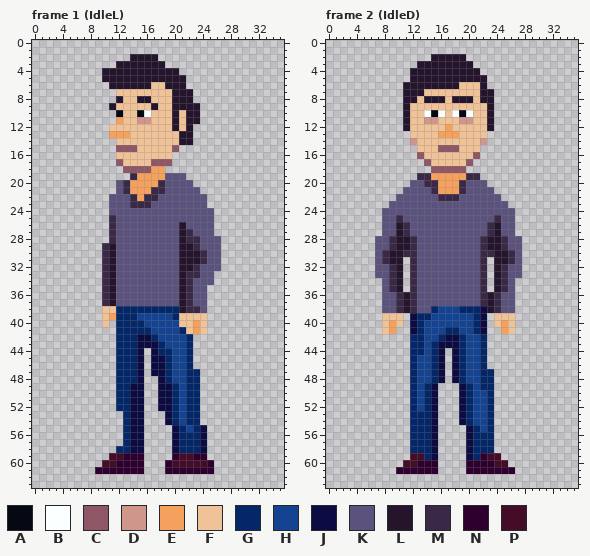
Pixel-art file -- src/game/assets/images/characters/hank/hank.aseprite. The first picture shows the starting point.
36x64 pixels, 27 frames. Shown: frame 1 (IdleL), frame 2 (IdleD). The commit also changed other frames, which this record leaves out.
Palette (. is transparent): A #050914  B #faffff  C #8f5765  D #cf968c  E #f5a15d  F #f0c297  G #032769  H #144491  J #0c0b42  K #5b537d  L #24142c  M #392946  N #2d002e  P #450c28
And afterwards:
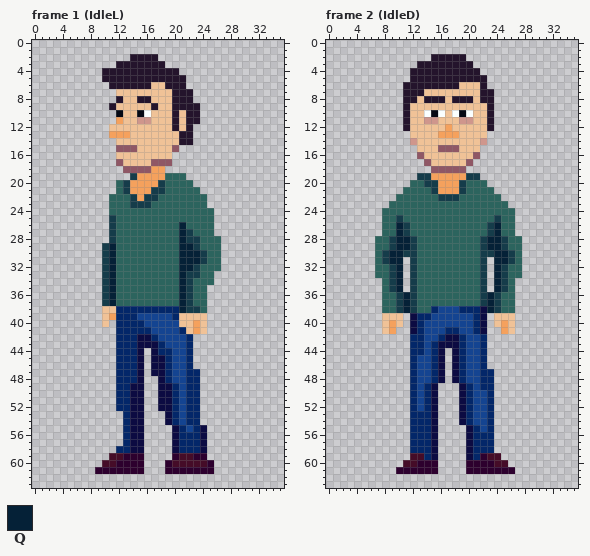
Colours new in this view: Q #052137
Edits made:
@@ palette @@
-K #5b537d
+K #2c645e
-M #392946
+M #153c4a
--- frame 1 (IdleL)
@@ x 9..25 @@
 25 ..MKKKKKKKKKKKKKK
-26 ..MKKKKKKKKKLKKKK
-27 ..MKKKKKKKKKLMKKK
-28 ..MKKKKKKKKKLMMKK
-29 .MLKKKKKKKKKLLMKK
-30 .MLKKKKKKKKKLLLMK
-31 .MLKKKKKKKKKLLLMK
-32 .MLKKKKKKKKKLLMKK
-33 .MLKKKKKKKKKLMMKK
-34 .MLKKKKKKKKKLMKKK
-35 .MLKKKKKKKKKLMKK.
-36 .MLKKKKKKKKKLMKK.
-37 .MLKKKKKKKKKLMKK.
-38 .FFGGGGGGGGGLMMK.
+26 ..MKKKKKKKKKQKKKK
+27 ..MKKKKKKKKKQMKKK
+28 ..MKKKKKKKKKQMMKK
+29 .MQKKKKKKKKKQQMKK
+30 .MQKKKKKKKKKQQQMK
+31 .MQKKKKKKKKKQQQMK
+32 .MQKKKKKKKKKQQMKK
+33 .MQKKKKKKKKKQMMKK
+34 .MQKKKKKKKKKQMKKK
+35 .MQKKKKKKKKKQMKK.
+36 .MQKKKKKKKKKQMKK.
+37 .MQKKKKKKKKKQMKK.
+38 .FFGGGGGGGGGQMMK.
 39 .FEGGGHHHHHGFFFF.
--- frame 2 (IdleD)
@@ x 7..27 @@
 25 .KKMKKKKKKKKKKKKKMKK.
-26 .KKLMKKKKKKKKKKKMLKK.
-27 .KKLMKKKKKKKKKKKMLKK.
-28 KKMLLMKKKKKKKKKMLLMKK
-29 KKMLLMKKKKKKKKKMLLMKK
-30 KMLLMMKKKKKKKKKMMLLMK
-31 KMLL.MKKKKKKKKKM.LLMK
-32 KKML.MKKKKKKKKKM.LMKK
-33 KKML.MKKKKKKKKKM.LMKK
-34 .KML.MKKKKKKKKKM.LMK.
-35 .KML.MKKKKKKKKKM.LMK.
-36 .KKMLMKKKKKKKKKMLMKK.
-37 .KKMLMKKKKKKKKKMLMKK.
-38 .KKMLMKKGHHHGGGJLMKK.
+26 .KKQMKKKKKKKKKKKMQKK.
+27 .KKQMKKKKKKKKKKKMQKK.
+28 KKMQQMKKKKKKKKKMQQMKK
+29 KKMQQMKKKKKKKKKMQQMKK
+30 KMQQMMKKKKKKKKKMMQQMK
+31 KMQQ.MKKKKKKKKKM.QQMK
+32 KKMQ.MKKKKKKKKKM.QMKK
+33 KKMQ.MKKKKKKKKKM.QMKK
+34 .KMQ.MKKKKKKKKKM.QMK.
+35 .KMQ.MKKKKKKKKKM.QMK.
+36 .KKMQMKKKKKKKKKMQMKK.
+37 .KKMQMKKKKKKKKKMQMKK.
+38 .KKMQMKKGHHHGGGJQMKK.
 39 .FFF.JGGHHHHHHGJ.FFF.
